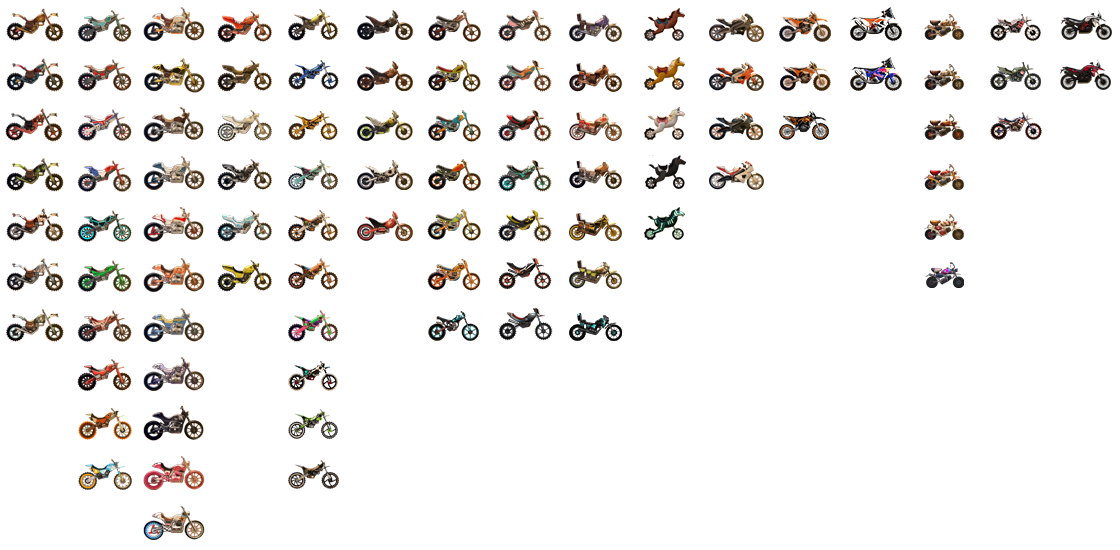
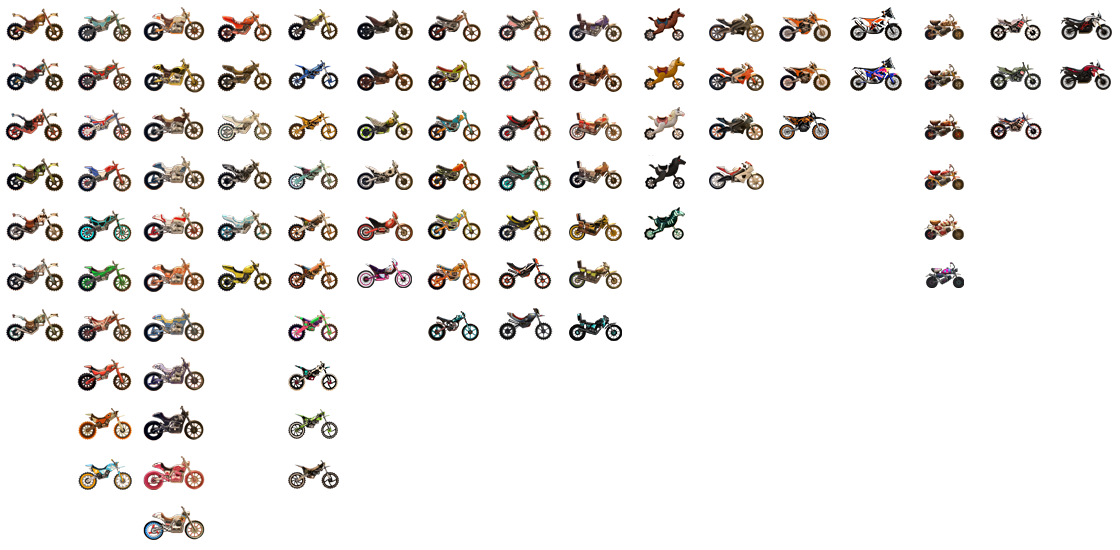
Layered file, before and after one edit (1120×550). Changes by layer:
added layer "Ebene 3" in group "mini" over (357, 258, 412, 288)
